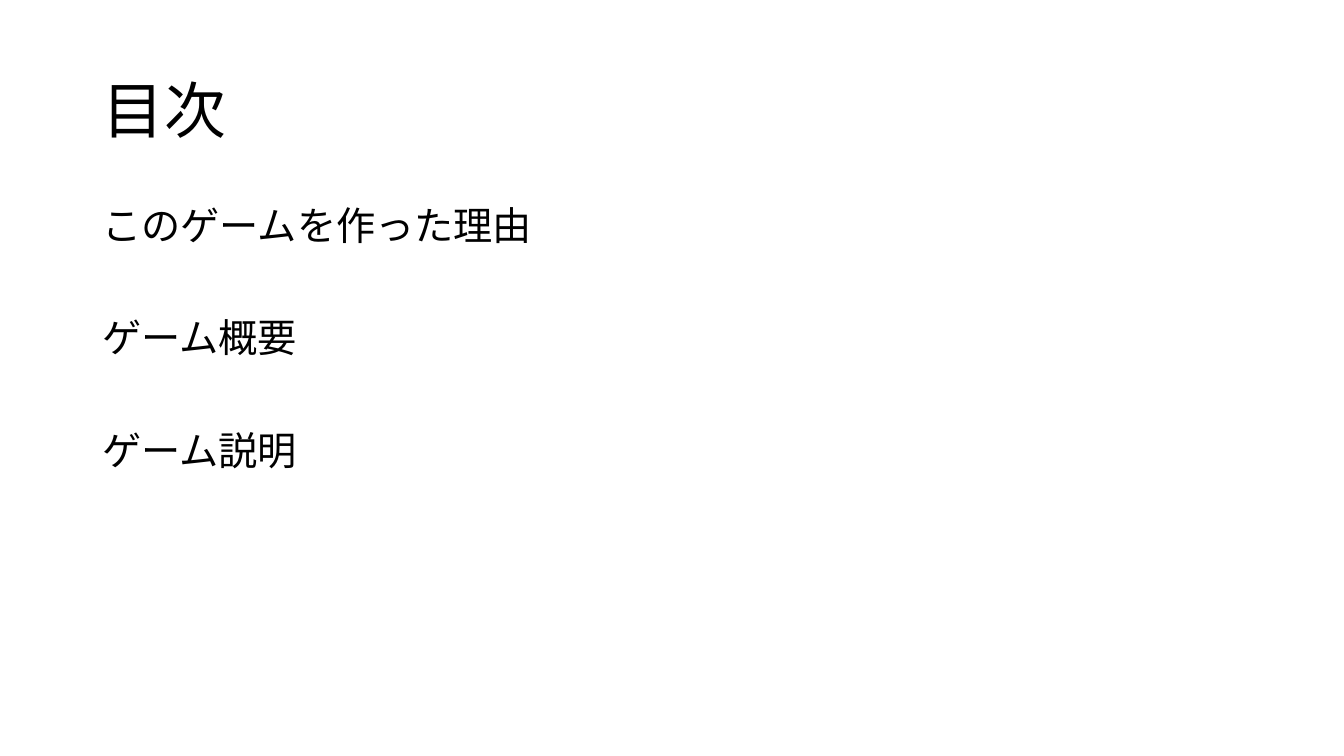
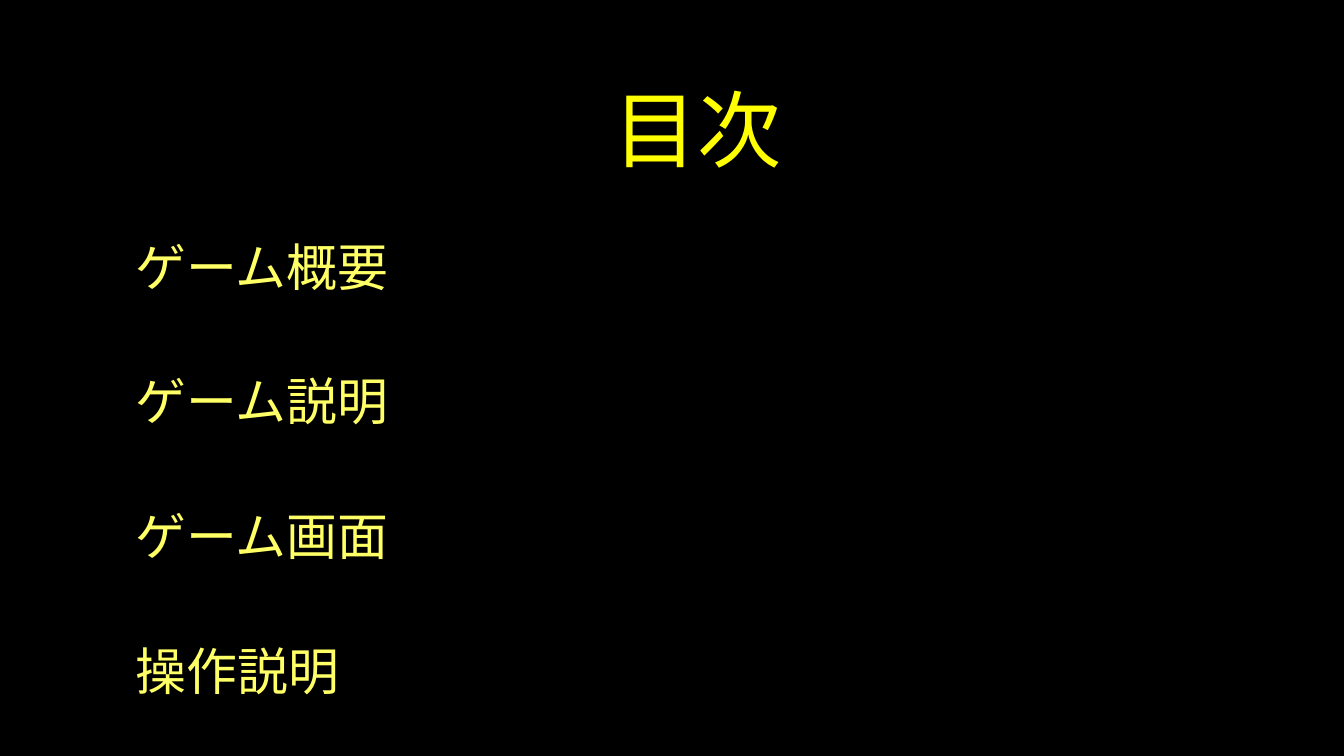
Before and after one commit to Yuito753/C, a slide deck: slide 2 of 企画書.pptx. Drawn at 1344x756 pixels with LibreOffice and Linux fonts; fonts in the diff are those of the drawing; background and template pictures are left out. Boxes give left, top, right and bottom in pixels: in the first picture for what was removed or moved away, otherwise in the second. Text is boxed around its words. In the diff, an @@ line names an element or a change of style, - is before the commit and + after.

```diff
--- a/企画書.pptx
+++ b/企画書.pptx
@@ background #FFFFFF to picture (left out) @@
@@ title "目次": place and size @@
-title "目次" at box(102, 81, 225, 138)
+title "目次" at box(613, 90, 781, 168)
@@ title "目次" at box(613, 90, 781, 168): size 44 to 60 pt, font Noto Sans CJK JP to Roboto, text colour #000000 to #FFFF00, letter outline none to #404040 0.75 pt; alignment left to centre; line spacing 0.9 to 1 @@
@@ text at box(102, 207, 531, 243): paragraph removed @@
-このゲームを作った理由
@@ text "ゲーム概要": place and size @@
-text "ゲーム概要" at box(102, 207, 531, 469)
+text "ゲーム概要" at box(136, 243, 388, 695)
@@ text at box(136, 243, 388, 425): size 28 to 36.2 pt, font Noto Sans CJK JP to Roboto, text colour #000000 to #FFFF66, letter outline none to #404040 0.75 pt in "ゲーム概要", "ゲーム説明"; line spacing 0.9 to 0.8; more space between paragraphs @@
@@ text at box(136, 513, 388, 695): paragraphs added @@
+ゲーム画面
+操作説明
```
Also in this commit, not shown: 4 other slides changed, 2 slides added, 5 other files.
